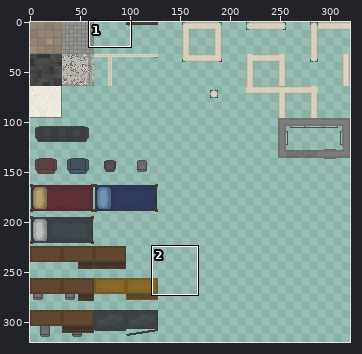
Sprite sheet -- lsh/assets/rooms/onenightlshspritesheet-Sheet.png. The first picture is a wide view before the edit; the outline marks the close-up.
Close-up. Before the edit:
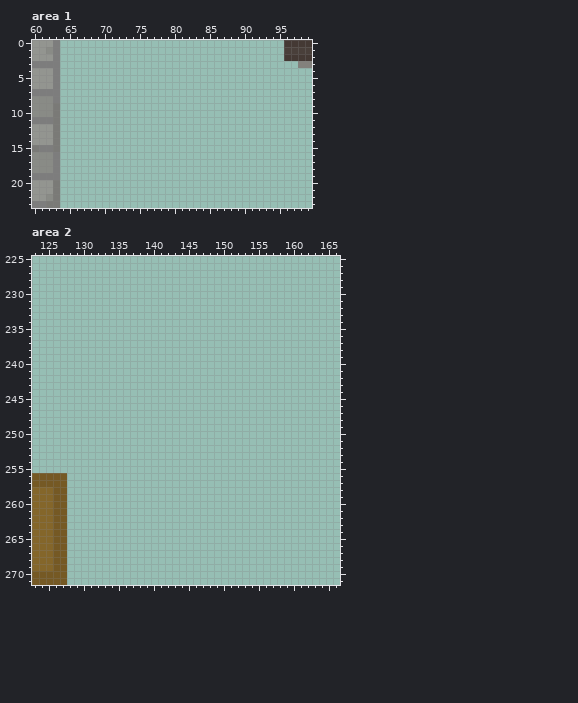
The file is 320x320 pixels. Pixels under 10% opacity are left out. Colours within 5 levels of each other are drawn and written as one. Shown: area 1: x 60..99, y 0..23; area 2: x 123..166, y 225..271. The commit also changed other parts of the picture, which this record leaves out.
New version:
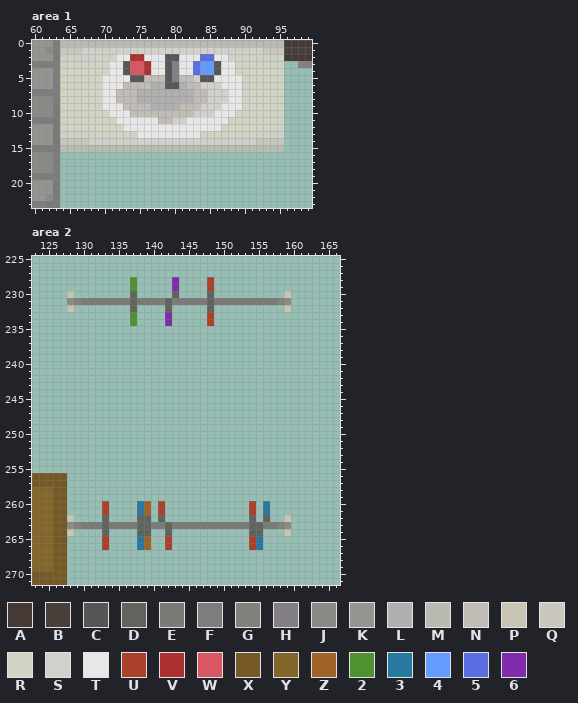
Palette (. is transparent): A #443934  B #493f3a  C #565656  D #60645d  E #7a7a77  F #7d7d7d  G #83817c  H #847e87  J #898b86  K #939590  L #b0b0b0  M #b9bbb1  N #c1bdb6  P #c9c5b4  Q #c9c6be  R #d1d4c5  S #d0d1cb  T #e7e7e7  U #ab402b  V #ac3232  W #d95763  X #755924  Y #84662a  Z #a06428  2 #50922f  3 #2878a0  4 #639bff  5 #5b6ee1  6 #802bab
Edits made:
Changed rows in their new state; - is an unchanged pixel.
Area 1:
first column x 64:
 0 MMMMMMMMMMMMMMMMMMMMMMMMMMMMMMMM
 1 QQQSSSSSSSSSSSSSSSSSSSSSSSSSSQQQ
 2 SSSSSRRRTTVVTTTCCTTT55TTRRRSSSSS
 3 SRRRRRRTTCWWVTTCHTT544CTTRRRRRRS
 4 RRRRRRRTTCWWVTTCHTT544CTTRRRRRRR
 5 RRRRRRTTTTCCNNNCHNNSCCTTTTRRRRRR
 6 RRRRRRTTTNNNNLLCCLNNSSSTTTRRRRRR
 7 RRRRRRTTNNNLLLLLLLLNNSSSTTRRRRRR
 8 RRRRRRTTNNNLLLLLLLLNNSSSTTRRRRRR
 9 RRRRRRTTTNNNNLLLLNNNSSSTTTRRRRRR
10 RRRRRRRTTTNNNNNNNNNSSSTTTRRRRRRR
11 RRRRRRRRTTTTTTNNSSTTTTTTRRRRRRRR
12 SRRRRRRRRTTTTTTTTTTTTTTRRRRRRRRS
13 SSSSSRRRRRRTTTTTTTTTRRRRRRRSSSSS
14 QQQQSSSSSSSSSSSSSSSSSSSSSSSSQQQQ
15 MMMMMMMMMMMMMMMMMMMMMMMMMMMMMMMM
Area 2:
first column x 128:
228 ---------2-----6----U-----------
229 ---------2-----6----U-----------
230 P--------D-----D----D----------P
231 JGEEEEEEEDEEEEDEEEEEDEEEEEEEEEGJ
232 P--------D----D-----D----------P
233 ---------2----6-----U-----------
234 ---------2----6-----U-----------
first column x 128:
260 -----U----3Z-U------------U-3---
261 -----U----3Z-U------------U-3---
262 P----D----DD-D------------D-D--P
263 JGEEEDEEEEDDEEDEEEEEEEEEEEDDEEGJ
264 P----D----DD--D-----------DD---P
265 -----U----3Z--U-----------U3----
266 -----U----3Z--U-----------U3----
Changed places in both close-ups, as pixel boxes (x1, y1, x2, y2):
added: (60, 40, 284, 152)
added: (67, 277, 291, 326)
added: (67, 501, 291, 550)
